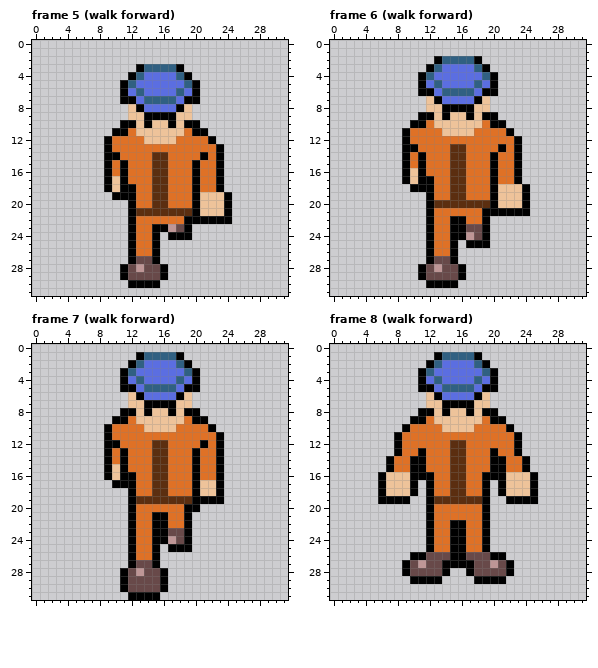
Edited in one commit: pixel-art file (Assets/Art/robber.aseprite). This is how it looked before the edit.
32x32 pixels, 33 frames. Shown: frame 5 (walk forward), frame 6 (walk forward), frame 7 (walk forward), frame 8 (walk forward). The commit also changed other frames, which this record leaves out.
The result:
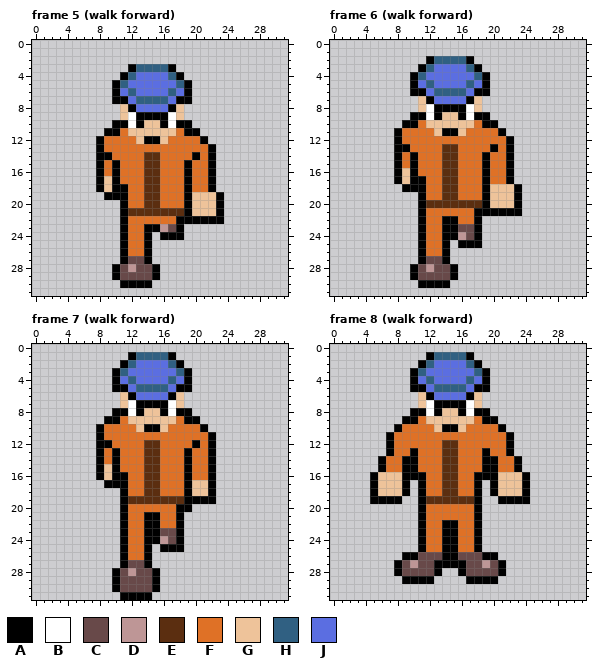
Palette (. is transparent): A #000000  B #ffffff  C #684949  D #be9696  E #5b2e10  F #df7126  G #eec39a  H #306082  J #5b6ee1
Difference:
Changed rows in their new state; - is an unchanged pixel.
Frame 5 (walk forward), layers "Layer 8", "Layer 3":
first column x 8:
 3 ----AH---A.------
 4 ---AHJ---HA.-----
 5 --AHJ-----HA.----
 6 --AJHJ---HJA.----
 7 --A-JH---JA-.----
 8 ---GAJ---AG.-----
 9 ---GBA---B-.-----
10 --A-BAG-ABA-.----
11 -A-FG-----FA-.---
12 AF---GAA-F---A.--
13 AF------------A.-
14 A-F---E-F---AFA.-
15 AFAF--E-F--AF-A.-
16 AFAF--E-F--AF-A.-
17 AGAF--E-F--AF-A.-
18 AGA-F-E-F--AF-A.-
19 -A--F-E-F--AG--A.
20 ---AF-E-F--AG--A.
21 ---AE------AG--A.
22 ---AF-----A-----.
23 ---AF-A-DCA.-----
24 ---AF-A.A--.-----
25 ---AF-A.---------
26 ---AF-A.---------
27 ---AC-A.---------
28 --ACDC-A.--------
29 --AC---A.--------
30 ---A---.---------
Frame 6 (walk forward), layers "Layer 8", "Layer 3":
first column x 8:
 2 ----AH---A.------
 3 ---AHJ---HA.-----
 4 --AHJ-----HA.----
 5 --AJHJ---HJA.----
 6 --A-JH---JA-.----
 7 ---GAJ---AG.-----
 8 ---GBA---B-.-----
 9 --A-BAG-ABA-.----
10 -A-FG-----FA-.---
11 AF---GAA-F---A.--
12 AF------------A.-
13 A-F---E-F---AFA.-
14 AFAF--E-F--AF-A.-
15 AFAF--E-F--AF-A.-
16 AGAF--E-F--AF-A.-
17 AGA-F-E-F--AF-A.-
18 -A--F-E-F--AG--A.
19 ---AF-E-F--AG--A.
20 ---AE------AG--A.
21 ---AF-----A-----.
22 ---AF-A-F-A.-----
23 ---AF-A-C-A.-----
24 ---AF-A-DCA.-----
25 ---AF-A.A--.-----
26 ---AF-A.---------
27 ---AC-A.---------
28 --ACDC-A.--------
29 --AC---A.--------
30 ---A---.---------
Frame 7 (walk forward), layers "Layer 8", "Layer 3":
first column x 8:
 1 ----AH---A.-----
 2 ---AHJ---HA.----
 3 --AHJ-----HA.---
 4 --AJHJ---HJA.---
 5 --A-JH---JA-.---
 6 ---GAJ---AG.----
 7 ---GBA---B-.----
 8 --A-BAG-ABA-.---
 9 -A-FG-----FA-.--
10 AF---GAA-F---A.-
11 AF------------A.
12 A-F---E-F---AFA.
13 AFAF--E-F--AF-A.
14 AFAF--E-F--AF-A.
15 AGAF--E-F--AF-A.
16 AGA-F-E-F--AF-A.
17 -A--F-E-F--AG-A.
18 ---AF-E-F--AG-A.
19 ---AE------A---.
20 ---AF-----A-.---
21 ---AF-A-F-A.----
22 ---AF-A-F-A.----
23 ---AF-A-C-A.----
24 ---AF-A-DCA.----
25 ---AF-A.A--.----
26 ---AF-A.--------
27 ---AC-A.--------
28 --ACDC-A.-------
29 --AC---A.-------
30 --AC---A.-------
31 ---A---.--------
Frame 8 (walk forward), layers "Layer 8", "Layer 3":
first column x 5:
 1 -------AH---A.-------
 2 ------AHJ---HA.------
 3 -----AHJ-----HA.-----
 4 -----AJHJ---HJA.-----
 5 -----A-JH---JA-.-----
 6 ------GAJ---AG.------
 7 ------GBA---B-.------
 8 -----A-BAG-ABA-.-----
 9 ----A-FG-----FA-.----
10 ---AF---GAA-F---A.---
11 --AF-------------A.--
12 --AF-----E-F-----A.--
13 --AF-AF--E-F--AF-A.--
14 -AF-A-F--E-F--A-F-A.-
15 -AF-A-F--E-F--A-F-A.-
16 AG--A--F-E-F-A--G--A.
17 AG--A.AF-E-F-A.AG--A.
18 AG--A.AF-E-F-A.AG--A.
19 A---.-AE-----A.-A---.
20 ------AF-----A.------
21 ------AF-----A.------
22 ------AF-A-F-A.------
23 ------AF-A-F-A.------
24 ------AF-A-F-A.------
25 ------AF-A-F-A.------
26 ----A-C--A-C--A-.----
27 ---ACDC-A---C-DCA.---
28 ---AC---A.-AC---A.---
29 ----A---.---A---.----
Boxes around the changes in both pictures, in picture pixels (x1, y1, x2, y2):
changed: (96, 64, 232, 288)
changed: (394, 56, 530, 288)
changed: (96, 352, 224, 600)
changed: (370, 352, 538, 584)
